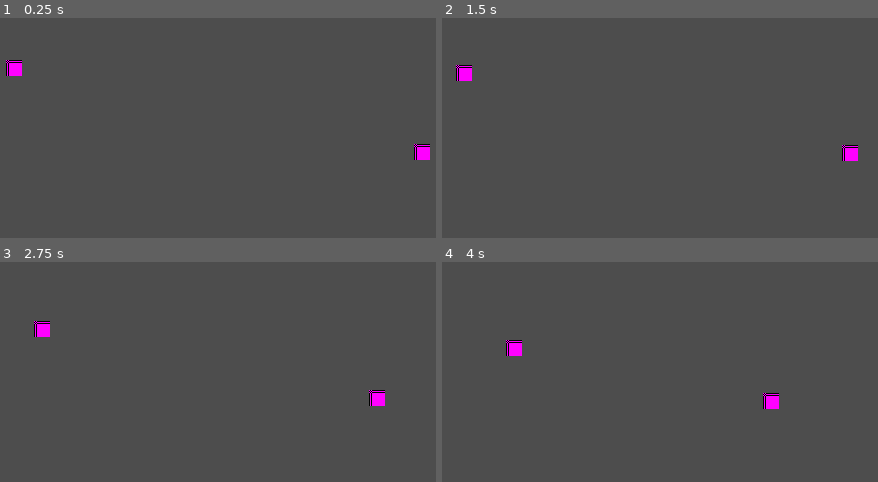
Above: before the commit, frames 1-4 (two rows, left to right).
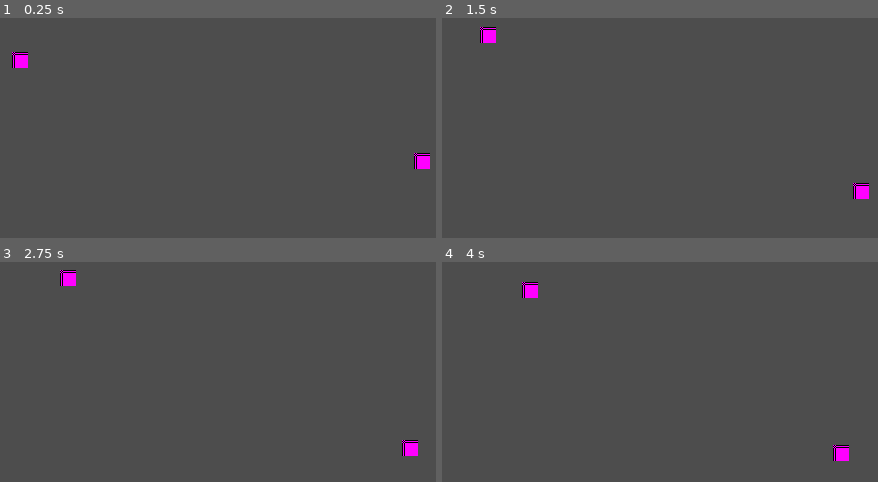
Above: after the commit, the same moments.

Repository: DeeJeezz/4-spacewar
Game: Godot game, scene res://scenes/game/game.tscn
Two runs of this game, one before a commit and one after it. Both use one fixed random seed, a clock stepped at 60 frames per second and the inputs below. The project has no main scene, so this scene is started directly.
Inputs:
- Up to frame 1 (0.25 s): no input
- Up to frame 2 (1.5 s): no input
- Up to frame 3 (2.75 s): no input
- Up to frame 4 (4 s): no input

The runs differ from the first frame. In frame 1, 0.7% of the frame differs, in the area x 1-99%, y 15-69%; in frame 2, 1.1%, in the area x 3-98%, y 4-83%; in frame 3, 1.1%; in frame 4, 1.1%.

Commit message:
star gravity with initial radial velocity

Diff:
--- a/scenes/game/game.tscn
+++ b/scenes/game/game.tscn
@@ -30,6 +30,8 @@
 gravity_direction = Vector2(0, 0)
 gravity = 100.0
 script = ExtResource("2_7h61r")
+gravity_strength = 400000.0
+minimum_gravity_distance = 10.0
 
 [node name="CollisionShape2D" type="CollisionShape2D" parent="Star" unique_id=1252287292]
 shape = SubResource("RectangleShape2D_e0byr")
--- a/scenes/game/star.gd
+++ b/scenes/game/star.gd
@@ -1,5 +1,9 @@
+class_name Star
 extends Area2D
-class_name Star
+
+@export_group("Gravity")
+@export var gravity_strength: float = 500_000.0
+@export var minimum_gravity_distance: float = 25.0
 
 var _targets: Array[Player]
 
@@ -8,11 +12,50 @@
 	body_entered.connect(_on_body_entered)
 
 
+func _physics_process(delta: float) -> void:
+	for target in _targets:
+		if not is_instance_valid(target):
+			continue
+
+		var offset: Vector2 = get_wrapped_offset(target.global_position, global_position)
+		var distance_squared: float = offset.length_squared()
+
+		# Защита от деления на ноль и чрезмерного ускорения.
+		var minimum_squared: float = minimum_gravity_distance * minimum_gravity_distance
+		distance_squared = maxf(distance_squared, minimum_squared)
+
+		var acceleration: float = gravity_strength / distance_squared
+		target.velocity += offset.normalized() * acceleration * delta
+
+
+func get_wrapped_offset(from: Vector2, to: Vector2) -> Vector2:
+	var size: Vector2 = get_viewport_rect().size
+	var offset: Vector2 = to - from
+
+	if offset.x > size.x * 0.5:
+		offset.x -= size.x
+	elif offset.x < -size.x * 0.5:
+		offset.x += size.x
+
+	if offset.y > size.y * 0.5:
+		offset.y -= size.y
+	elif offset.y < -size.y * 0.5:
+		offset.y += size.y
+
+	return offset
+
+
 func _on_body_entered(body: Node2D) -> void:
 	if body is Player:
 		_targets.append(body)
+		_apply_initial_radial_velocity(body)
 
 
-func _physics_process(delta: float) -> void:
-	for target in _targets:
-		target.velocity += ((global_position - target.position) + Vector2.DOWN) * delta * 0.05
+func _apply_initial_radial_velocity(body: Player) -> void:
+	var radial: Vector2 = body.global_position - global_position
+	var radius: float = radial.length()
+
+	if radius > 0.0:
+		var tangent: Vector2 = radial.normalized().rotated(PI / 2.0)
+		var orbital_speed: float = sqrt(gravity_strength / radius)
+		body.velocity = tangent * orbital_speed
--- /dev/null
+++ b/scenes/player/hurtbox.gd
@@ -0,0 +1,19 @@
+class_name Hurtbox
+extends Area2D
+
+
+func _ready() -> void:
+	area_entered.connect(_on_area_entered)
+	body_entered.connect(_on_body_entered)
+
+
+func _on_area_entered(area: Area2D) -> void:
+	if area is Bullet:
+		get_parent().queue_free()
+	area.queue_free()
+
+
+func _on_body_entered(body: Node2D) -> void:
+	if body is Player and body != get_parent() and is_instance_valid(body):
+		get_parent().queue_free()
+		body.queue_free()
--- a/scenes/player/player.gd
+++ b/scenes/player/player.gd
@@ -1,5 +1,5 @@
+class_name Player
 extends CharacterBody2D
-class_name Player
 
 @export var player_index: StringName
 @export var thrust_strength: float = 50.0
@@ -11,16 +11,17 @@
 var _can_shoot: bool = true
 
 
+func _process(delta: float) -> void:
+	handle_input(delta)
+
+
 func _physics_process(delta: float) -> void:
 	velocity += get_gravity() * delta
 	velocity += _thrust_direction * thrust_strength * delta
+	velocity *= 0.99
 	velocity = velocity.limit_length(50)
 
 	move_and_slide()
-
-
-func _process(delta: float) -> void:
-	handle_input(delta)
 
 
 func handle_input(delta: float) -> void:
--- a/scenes/player/player.tscn
+++ b/scenes/player/player.tscn
@@ -3,10 +3,15 @@
 [ext_resource type="Script" uid="uid://c8bgv7gjg7dw5" path="res://scenes/player/player.gd" id="1_8afob"]
 [ext_resource type="Script" uid="uid://cnd3pw8nx0lis" path="res://scripts/components/wrapped.gd" id="2_dovo2"]
 [ext_resource type="PackedScene" uid="uid://botfsjp43mr3b" path="res://scenes/bullet/bullet.tscn" id="2_gmlin"]
+[ext_resource type="Script" uid="uid://cqn1juna4qp53" path="res://scenes/player/hurtbox.gd" id="4_lvxji"]
 
 [sub_resource type="RectangleShape2D" id="RectangleShape2D_e0byr"]
+size = Vector2(6, 6)
 
 [sub_resource type="PlaceholderTexture2D" id="PlaceholderTexture2D_e0byr"]
+size = Vector2(16, 16)
+
+[sub_resource type="RectangleShape2D" id="RectangleShape2D_uing5"]
 size = Vector2(16, 16)
 
 [node name="Player" type="CharacterBody2D" unique_id=121888796]
@@ -25,3 +30,11 @@
 [node name="Wrapped" type="Node" parent="." unique_id=162760190]
 script = ExtResource("2_dovo2")
 metadata/_custom_type_script = "uid://cnd3pw8nx0lis"
+
+[node name="Hurtbox" type="Area2D" parent="." unique_id=244309688]
+monitorable = false
+script = ExtResource("4_lvxji")
+
+[node name="CollisionShape2D" type="CollisionShape2D" parent="Hurtbox" unique_id=155398652]
+shape = SubResource("RectangleShape2D_uing5")
+debug_color = Color(0.9552042, 1.0588765e-06, 0.54697853, 0.41960785)
Not shown, added: .pre-commit-config.yaml
Not shown, added: scenes/player/hurtbox.gd.uid
